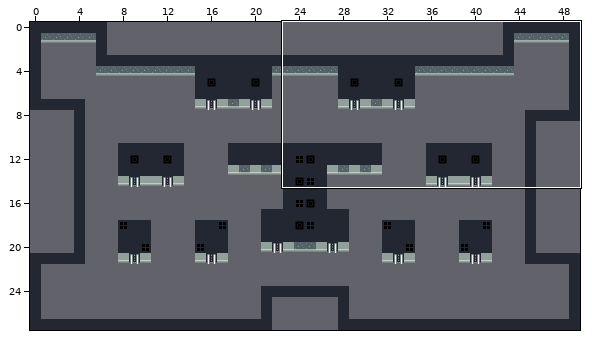
Tiled map: 8. room transition/scenes/0/0.tmx. The first picture is a wide view before the edit; the outline marks the close-up.
Close-up. Old version:
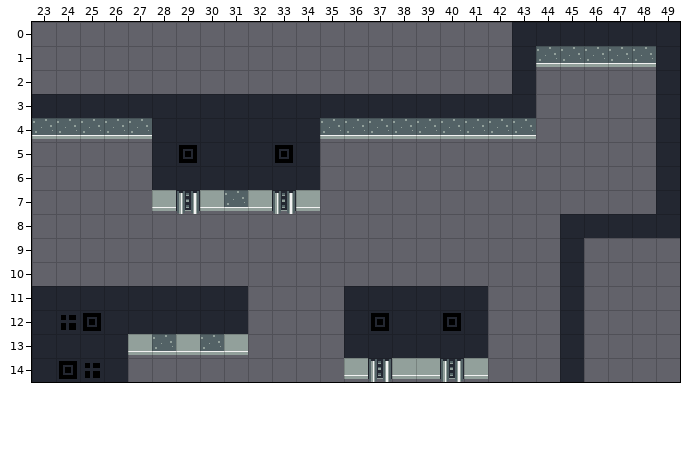
Cells are 16x16 px. Shown: x 23..49, y 0..14. The commit also changed other parts of the map, which this record leaves out.
New version:
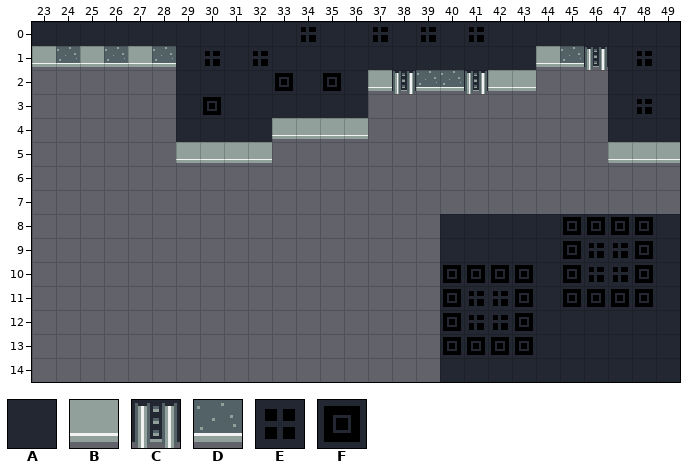
Key: from "tileset_0": A 0, B 1, C 2, D 3, E 4, F 7.
_ is an empty cell.
Change:
Layer "blocks":
y 0: x 23..42 ____________________ -> AAAAAAAAAAAEAAEAEAEA
y 1: x 23..42 ____________________ -> BDBDBDAEAEAAAAAAAAAA; x 44 D -> B; x 46..48 DDD -> CAE
y 2: x 29..43 ______________A -> AAAAFAFABCDDCBB; x 47..48 __ -> AA
y 3: x 23..28 AAAAAA -> ______; x 30 A -> F; x 37..43 AAAAAAA -> _______; x 47..48 __ -> AE
y 4: x 23..28 DDDDDA -> ______; x 33..43 AADDDDDDDDD -> BBBB_______; x 47..48 __ -> AA
y 5: x 28..34 AFAAAFA -> _BBBB__; x 47..49 __A -> BBB
y 6: x 28..34 AAAAAAA -> _______; x 49 A -> _
y 7: x 28..34 BCBDBCB -> _______; x 49 A -> _
y 8: x 40..48 _____AAAA -> AAAAAFFFF
y 9: x 40..49 _____A____ -> AAAAAFEEFA
y 10: x 40..49 _____A____ -> FFFFAFEEFA
y 11: x 23..31 AAAAAAAAA -> _________; x 36..49 AAAAAA___A____ -> ____FEEFAFFFFA
y 12: x 23..31 AEFAAAAAA -> _________; x 36..39 AFAA -> ____; x 41..44 A___ -> EEFA; x 46..49 ____ -> AAAA
y 13: x 23..31 AAAABDBDB -> _________; x 36..44 AAAAAA___ -> ____FFFFA; x 46..49 ____ -> AAAA
y 14: x 23..26 AFEA -> ____; x 36..44 BCBBCB___ -> ____AAAAA; x 46..49 ____ -> AAAA
